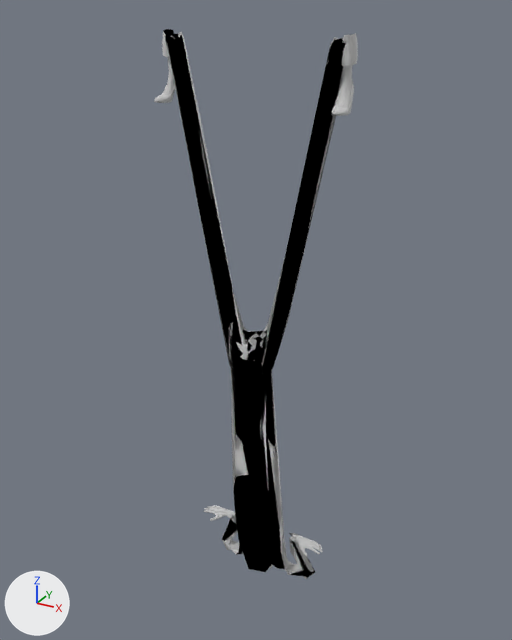
Two versions of the glTF model public/assets/world/people/npc-elizabeth.far.glb, one commit apart.
One viewpoint serves both versions: a 50 mm lens placed at (1.91, -3.37, 1.65), pointed at (-0.05, 0.18, -0.13). Every picture has the same lights, and +X, +Y and +Z are marked at lower left. The older version comes first. Vertices at exactly the same position are counted once.

Names of what the first picture shows: 'Ch26_Body', 'Ch26_Shirt', 'Ch26__Pants' and 1 more.
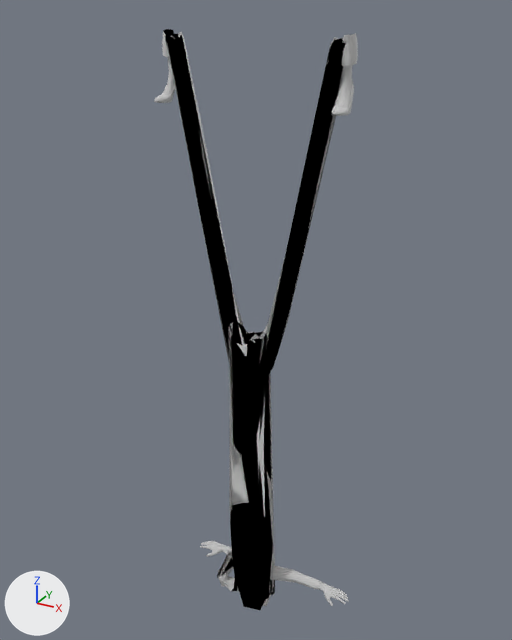
Pixel boxes [x1, y1, x2, y2] of what changed, in the pictures (512 x 640 px; the box of a moved part takes in the faces that stretch with it):
'Ch26_Shirt', reshaped (13% wider, 12% taller)
    before: [222, 321, 316, 579]
    after: [217, 322, 323, 610]
'Ch26_Body', reshaped (7% taller)
    before: [161, 57, 352, 568]
    after: [161, 57, 352, 606]
part 2 of me_ch26_body, moved or reshaped
    before: [295, 535, 323, 557]
    after: [320, 582, 348, 606]
part 3 of me_ch26_body, moved or reshaped
    before: [204, 506, 230, 521]
    after: [200, 541, 228, 557]
part 4 of me_ch26_body, moved or reshaped (not visible before)
    after: [263, 594, 271, 606]

The change, as a list of edits to the scene's bpy script:
```text
Change me_ch26_shirt:
    used by ob_ch26_shirt; location = (0.0, 0.0, 0.0)
    remove me_ch26_shirt.from_pydata(...)  # 401 vertices, 798 faces; spans x -0.39..0.38, y -0.1..0.32, z -2.12..-0.06
    add me_ch26_shirt.from_pydata(...)  # 401 vertices, 798 faces; spans x -0.36..0.51, y -0.1..0.17, z -2.34..-0.06
    me_ch26_shirt part 1: 262 of 401 vertices moved; they spanned x -0.39..0.38, y -0.09..0.32, z -2.12..-0.08 and now span x -0.36..0.51, y -0.1..0.17, z -2.34..-0.09; mean shift (0.04, -0.11, -0.15); largest move (0.27, 0.19, -1.71) -> (0.51, 0.09, -1.95)
Change me_ch26_body:
    used by ob_ch26_body; location = (0.0, 0.0, 0.0)
    remove me_ch26_body.from_pydata(...)  # 1492 vertices, 2770 faces; spans x -0.57..0.57, y -0.06..0.3, z -2.05..1.42
    add me_ch26_body.from_pydata(...)  # 1492 vertices, 2770 faces; spans x -0.57..0.71, y -0.07..0.15, z -2.27..1.42
    me_ch26_body part 2: the loose piece of 231 vertices spanning x 0.25..0.47, y 0.12..0.24, z -1.78..-1.71 is moved by (0.24, -0.1, -0.24)
    me_ch26_body part 3: the loose piece of 229 vertices spanning x -0.49..-0.27, y 0.12..0.24, z -1.78..-1.71 is moved by (0.04, -0.12, -0.22)
    me_ch26_body part 4: the loose piece of 604 vertices spanning x -0.11..0.09, y 0.08..0.3, z -2.05..-1.72 is moved by (0.04, -0.14, -0.22)
    other edits to the shape of me_ch26_body do not show in these pictures
```
